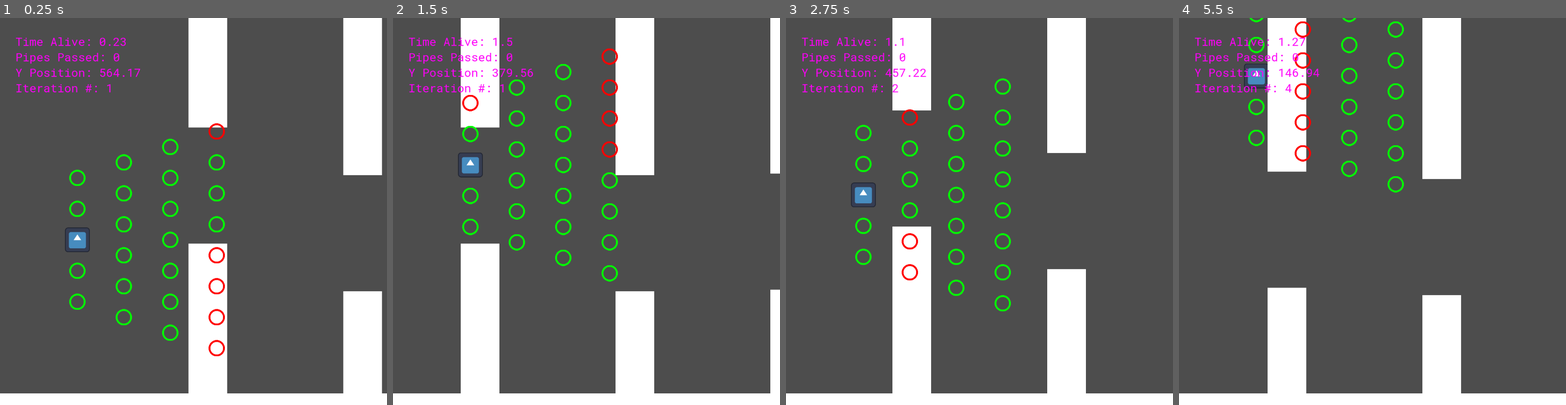
Above: before the commit, frames 1-4 (left to right).
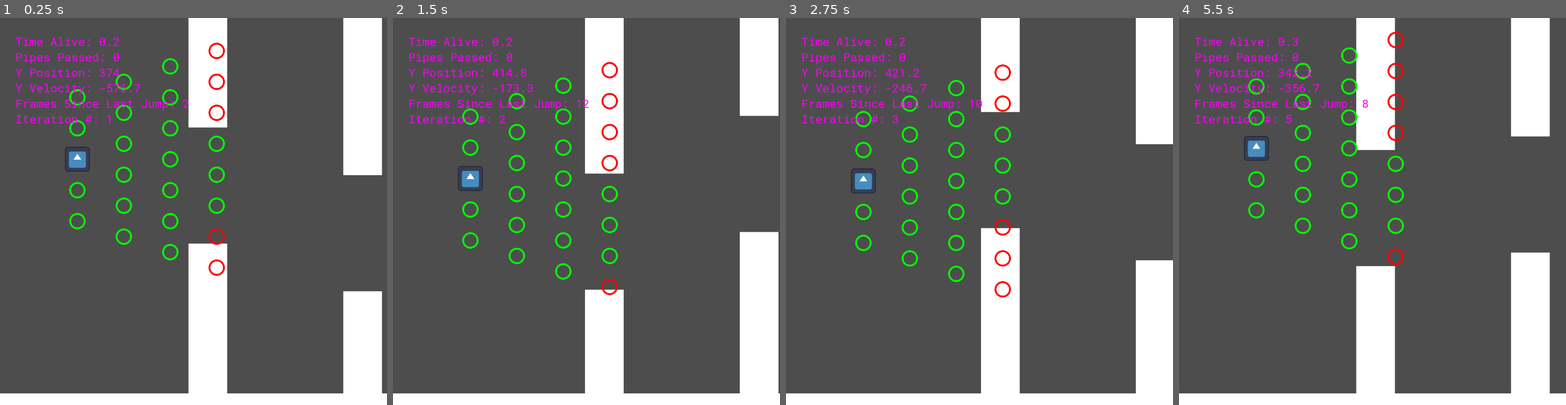
Above: after the commit, the same moments.

Repository: rosejoshua/FlappyML
Game: Godot game, scene res://main.tscn
The game is run twice, just before and just after one commit, with the same random seed, the same clock (stepped at 60 frames per second) and the same inputs. The engine's default icon, where the game draws it, is replaced by a stand-in: a white triangle on a blue panel in a dark square.
Inputs:
- Up to frame 1 (0.25 s): no input
- Up to frame 2 (1.5 s): tap Enter (ui_accept) at 0.5, 0.6, 0.77, 1.07, 1.35 s
- Up to frame 3 (2.75 s): tap Enter (ui_accept) at 1.52, 1.82, 2.1 s
- Up to frame 4 (5.5 s): tap Enter (ui_accept) at 2.85, 3.02, 3.32, 3.6, 3.77, 4.07, 4.35, 4.52, 4.82, 5.1 s

The runs differ from the first frame. In frame 1, 4.5% of the frame differs, in the area x 4-59%, y 5-88%; in frame 2, 27%; in frame 3, 30%; in frame 4, 30%, in the area x 4-96%, y 0-97%.

Commit message:
python web server added

Diff:
--- a/Player.gd
+++ b/Player.gd
@@ -13,6 +13,8 @@
 const TIME_ALIVE_TXT = "Time Alive: "
 const NUM_PIPES_TXT = "Pipes Passed: "
 const POS_TXT = "Y Position: "
+const VEL_TXT = "Y Velocity: "
+const SINCE_JUMP_TXT = "Frames Since Last Jump: "
 const ITER_TXT = "Iteration #: "
 
 var rng = RandomNumberGenerator.new()
@@ -28,7 +30,8 @@
 var num_iters
 var can_update_doubles
 var can_add_score
-var tester = 250.0
+var frame
+var jump_frame
 
 func _ready():
 	start_pos = position
@@ -41,7 +44,15 @@
 		pipes.push_back(pipe)
 	start()
 
+func jump():
+	jump_frame = frame
+	velocity.y = JUMP_VELOCITY
+
+func dont_jump():
+	pass
+
 func die():
+	$UdpClient.send_msg("B," + str(snapped(time_alive, 0.01)) + ",end")
 	num_iters += 1
 	start()
 
@@ -51,34 +62,42 @@
 func update_hud():
 	$HUD/PipesPassed.text = NUM_PIPES_TXT + str(pipes_passed)
 	if can_update_doubles:
-		$HUD/TimeAlive.text = TIME_ALIVE_TXT + str(snapped(time_alive, 0.01))
-		$HUD/Position.text = POS_TXT + str(snapped(position.y, 0.01))
+		$HUD/TimeAlive.text = TIME_ALIVE_TXT + str(snapped(time_alive, 0.1))
+		$HUD/Position.text = POS_TXT + str(snapped(position.y, 0.1))
+		$HUD/Velocity.text = VEL_TXT + str(snapped(velocity.y, 0.1))
 		can_update_doubles = false
+		$HUD/SinceJump.text = SINCE_JUMP_TXT + str(frame - jump_frame)
 	$HUD/Iter.text = ITER_TXT + str(num_iters)
 
 func start():
+	frame = 0
 	can_add_score = false
 	pipes_passed = 0
 	time_alive = 0.0
 	position = start_pos
 	can_update_doubles = true
-	update_hud()
 	pipe_offset = START_PIPE_OFFSET
 	velocity.y = 0
+	jump()
+	update_hud()
 	for i in pipes.size():
 		pipes[i].position.x = START_PIPE_X_POS + pipe_gap*i
 		pipes[i].position.y = rng.randi_range(MIN_PIPE_Y_POS + pipe_offset, MAX_PIPE_Y_POS - pipe_offset)
 #	$"../PipesHolder/Pipe".position.y = rng.randi_range(MIN_PIPE_Y_POS + START_PIPE_OFFSET, MAX_PIPE_Y_POS - START_PIPE_OFFSET)
 
 func _physics_process(delta):
+	while $UdpClient.msg_waiting():
+		print($UdpClient.get_msg())
 	# Add the gravity.
 	velocity.y += gravity * delta
 	velocity.y = clampf(velocity.y, -MAX_Y_VELOCITY, MAX_Y_VELOCITY)
 	# Handle Jump.
-	if Input.is_action_just_pressed("ui_accept"):
-		velocity.y = JUMP_VELOCITY
+#	if Input.is_action_just_pressed("ui_accept"):
+#		jump()
 	# Move pipes
-	var x_speed = tester*delta
+	if rng.randi_range(0,100) > 95:
+		jump()
+	var x_speed = X_SPEED * delta
 	for i in pipes.size():
 		pipes[i].position.x -= x_speed
 	time_alive += delta
@@ -92,6 +111,7 @@
 		pipes.push_back(pipes.pop_front())
 		pipes[NUM_PIPES-1].position.x = pipes[NUM_PIPES-2].position.x + pipe_gap
 	update_hud()
+	frame+=1
 
 func _on_floor_body_entered(body):
 	die()
--- /dev/null
+++ b/TcpTester.gd
@@ -0,0 +1,39 @@
+extends Node
+
+const HOST: String = "127.0.0.1"
+const PORT: int = 9999
+const RECONNECT_TIMEOUT: float = 3.0
+
+const Client = preload("res://tcp_client.gd")
+var _client: Client = Client.new()
+
+func _ready() -> void:
+	_client.connected.connect(_handle_client_connected)
+	_client.disconnected.connect(_handle_client_disconnected)
+	_client.error.connect(_handle_client_error)
+	_client.data.connect(_handle_client_data)
+	add_child(_client)
+	_client.connect_to_host(HOST, PORT)
+
+func _connect_after_timeout(timeout: float) -> void:
+	await get_tree().create_timer(timeout).timeout # Delay for timeout
+	_client.connect_to_host(HOST, PORT)
+
+func _handle_client_connected() -> void:
+	print("Client connected to server.")
+
+func _handle_client_data(data: PackedByteArray) -> void:
+	print("Client data: ", data.get_string_from_utf8())
+	var message: PackedByteArray = [97, 99, 107] # Bytes for "ack" in ASCII
+	_client.send(message)
+
+func _handle_client_disconnected() -> void:
+	print("Client disconnected from server.")
+	_connect_after_timeout(RECONNECT_TIMEOUT) # Try to reconnect after 3 seconds
+
+func _handle_client_error() -> void:
+	print("Client error.")
+	_connect_after_timeout(RECONNECT_TIMEOUT) # Try to reconnect after 3 seconds
+
+func send_data(data:PackedByteArray):
+	_client.send(data)
--- /dev/null
+++ b/environment.gd
@@ -0,0 +1,14 @@
+extends Node
+
+var sight_sensors:Dictionary
+
+# Called when the node enters the scene tree for the first time.
+func _ready():
+	pass
+
+func print_sensors_history():
+	print(sight_sensors)
+
+# Called every frame. 'delta' is the elapsed time since the previous frame.
+func _process(delta):
+	pass
--- /dev/null
+++ b/environment.tscn
@@ -0,0 +1,6 @@
+[gd_scene load_steps=2 format=3 uid="uid://o327xosdghj"]
+
+[ext_resource type="Script" path="res://environment.gd" id="1_svxnb"]
+
+[node name="Environment" type="Node"]
+script = ExtResource("1_svxnb")
--- a/main.tscn
+++ b/main.tscn
@@ -1,10 +1,12 @@
-[gd_scene load_steps=8 format=3 uid="uid://bdigv27t25uit"]
+[gd_scene load_steps=10 format=3 uid="uid://bdigv27t25uit"]
 
 [ext_resource type="Texture2D" uid="uid://dlkatah8gxp6s" path="res://icon.svg" id="1_41s8r"]
 [ext_resource type="Script" path="res://Player.gd" id="1_nb82b"]
 [ext_resource type="PackedScene" uid="uid://rn02im20141e" path="res://pipe.tscn" id="3_arbb2"]
 [ext_resource type="PackedScene" uid="uid://cd142ctia86kj" path="res://sensor.tscn" id="4_3tdfu"]
 [ext_resource type="FontFile" uid="uid://cwo3045yq1s7v" path="res://RobotoMono-Regular.ttf" id="5_nl0ub"]
+[ext_resource type="PackedScene" uid="uid://cnuhk7bt6erxs" path="res://udp_client.tscn" id="6_73lgj"]
+[ext_resource type="PackedScene" uid="uid://o327xosdghj" path="res://environment.tscn" id="7_holou"]
 
 [sub_resource type="RectangleShape2D" id="RectangleShape2D_6f62o"]
 size = Vector2(64, 64)
@@ -48,11 +50,29 @@
 theme_override_fonts/font = ExtResource("5_nl0ub")
 theme_override_font_sizes/font_size = 30
 
-[node name="Iter" type="Label" parent="Player/HUD"]
+[node name="Velocity" type="Label" parent="Player/HUD"]
 offset_left = 40.0
 offset_top = 160.0
 offset_right = 310.0
 offset_bottom = 204.0
+theme_override_colors/font_color = Color(1, 0, 0.980392, 1)
+theme_override_fonts/font = ExtResource("5_nl0ub")
+theme_override_font_sizes/font_size = 30
+
+[node name="SinceJump" type="Label" parent="Player/HUD"]
+offset_left = 40.0
+offset_top = 200.0
+offset_right = 310.0
+offset_bottom = 244.0
+theme_override_colors/font_color = Color(1, 0, 0.980392, 1)
+theme_override_fonts/font = ExtResource("5_nl0ub")
+theme_override_font_sizes/font_size = 30
+
+[node name="Iter" type="Label" parent="Player/HUD"]
+offset_left = 40.0
+offset_top = 240.0
+offset_right = 310.0
+offset_bottom = 284.0
 theme_override_colors/font_color = Color(1, 0, 0.980392, 1)
 theme_override_fonts/font = ExtResource("5_nl0ub")
 theme_override_font_sizes/font_size = 30
@@ -145,6 +165,10 @@
 wait_time = 0.07
 autostart = true
 
+[node name="UdpClient" parent="Player" instance=ExtResource("6_73lgj")]
+
+[node name="Environment" parent="Player" instance=ExtResource("7_holou")]
+
 [node name="Floor" type="Area2D" parent="."]
 position = Vector2(500, 985)
 
--- /dev/null
+++ b/tcp_client.gd
@@ -0,0 +1,64 @@
+extends Node
+
+signal connected      # Connected to server
+signal data           # Received data from server
+signal disconnected   # Disconnected from server
+signal error          # Error with connection to server
+
+var _status:int
+var _stream: StreamPeerTCP = StreamPeerTCP.new()
+
+func _ready() -> void:
+	_stream.poll()
+	_status = _stream.get_status()
+	print("first status: " + str(_status))
+
+func connect_to_host(host: String, port: int) -> void:
+	print("Connecting to %s:%d" % [host, port])
+	# Reset status so we can tell if it changes to error again.
+	_status = _stream.STATUS_NONE
+	if _stream.connect_to_host(host, port) != OK:
+		print("Error connecting to host.")
+		emit_signal("error")
+	else:
+		_stream.set_no_delay(true)
+
+func send(data: PackedByteArray) -> bool:
+	if _status != _stream.STATUS_CONNECTED:
+		print("Error: Stream is not currently connected.")
+		return false
+	var error: int = _stream.put_data(data)
+	if error != OK:
+		print("Error writing to stream: ", error)
+		return false
+	return true
+
+func _process(delta: float) -> void:
+	_stream.poll()
+	var new_status: int = _stream.get_status()
+	if new_status != _status:
+		_status = new_status
+		match _status:
+			_stream.STATUS_NONE:
+				print("Disconnected from host.")
+				emit_signal("disconnected")
+			_stream.STATUS_CONNECTING:
+				print("Connecting to host.")
+			_stream.STATUS_CONNECTED:
+				print("Connected to host.")
+				emit_signal("connected")
+			_stream.STATUS_ERROR:
+				print("Error with socket stream.")
+				emit_signal("error")
+
+	if _status == _stream.STATUS_CONNECTED:
+		var available_bytes: int = _stream.get_available_bytes()
+		if available_bytes > 0:
+			print("available bytes: ", available_bytes)
+			var data: Array = _stream.get_partial_data(available_bytes)
+			# Check for read error.
+			if data[0] != OK:
+				print("Error getting data from stream: ", data[0])
+				emit_signal("error")
+			else:
+				emit_signal("data", data[1])
--- /dev/null
+++ b/tcp_tester.tscn
@@ -0,0 +1,6 @@
+[gd_scene load_steps=2 format=3 uid="uid://jq1k05fu4hxc"]
+
+[ext_resource type="Script" path="res://TcpTester.gd" id="1_ogmnw"]
+
+[node name="TcpTester" type="Node"]
+script = ExtResource("1_ogmnw")
--- /dev/null
+++ b/udp_client.gd
@@ -0,0 +1,23 @@
+extends Node
+
+var client = PacketPeerUDP.new()
+var messages = []
+
+func _ready():
+	client.connect_to_host("127.0.0.1", 9999)
+#	client.put_packet("connect".to_utf8_buffer())
+	#client.get_available_packet_count() > 0:
+	#client.get_packet().get_string_from_utf8()
+
+func send_msg(msg:String):
+	client.put_packet(msg.to_utf8_buffer())
+
+func get_msg() -> String:
+	return messages.pop_front()
+
+func msg_waiting():
+	return messages.size() > 0
+
+func _process(delta):
+	while client.get_available_packet_count() > 0:
+		messages.push_back(client.get_packet().get_string_from_utf8())
--- /dev/null
+++ b/udp_client.tscn
@@ -0,0 +1,6 @@
+[gd_scene load_steps=2 format=3 uid="uid://cnuhk7bt6erxs"]
+
+[ext_resource type="Script" path="res://udp_client.gd" id="1_25s4a"]
+
+[node name="UdpClient" type="Node"]
+script = ExtResource("1_25s4a")
Not shown, added: server.py
